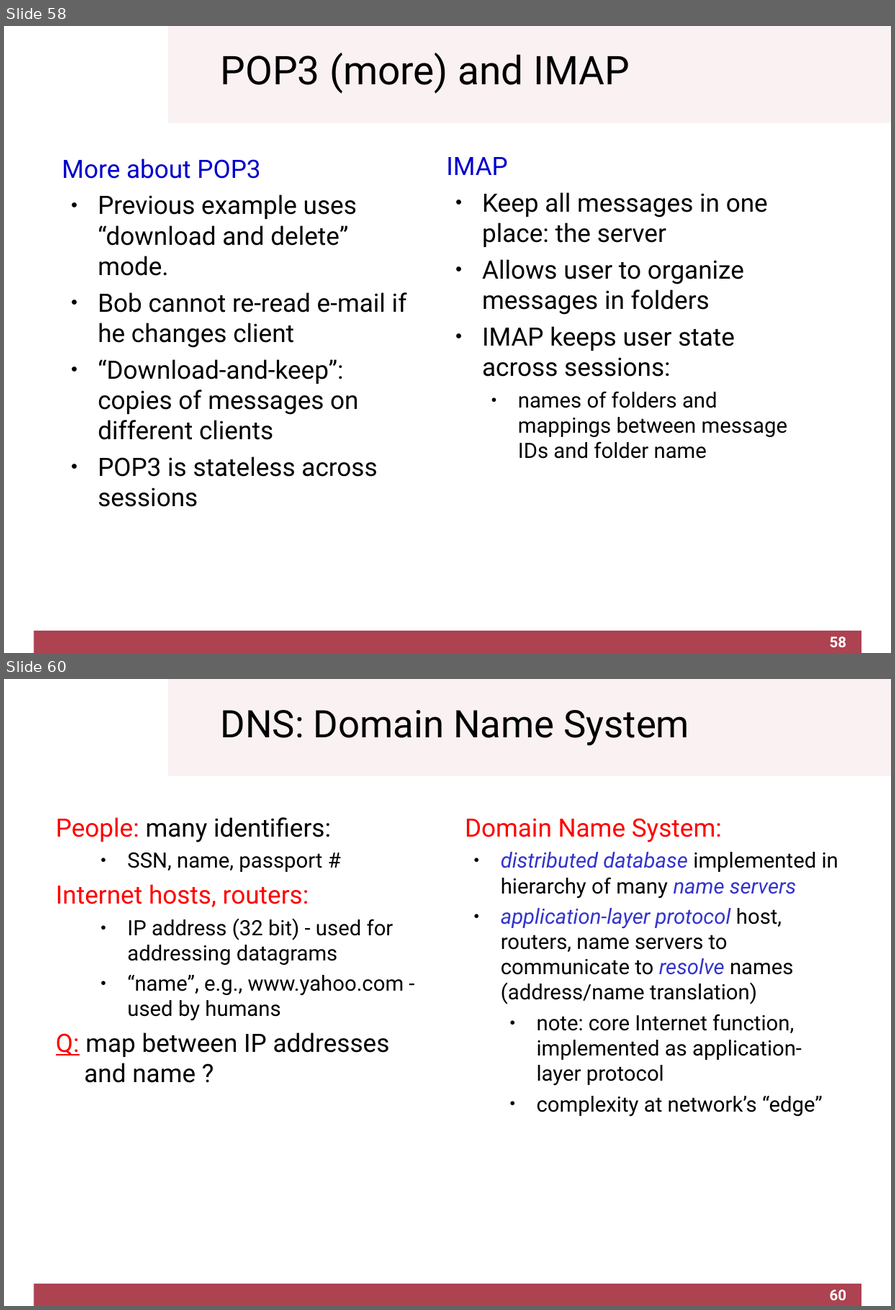
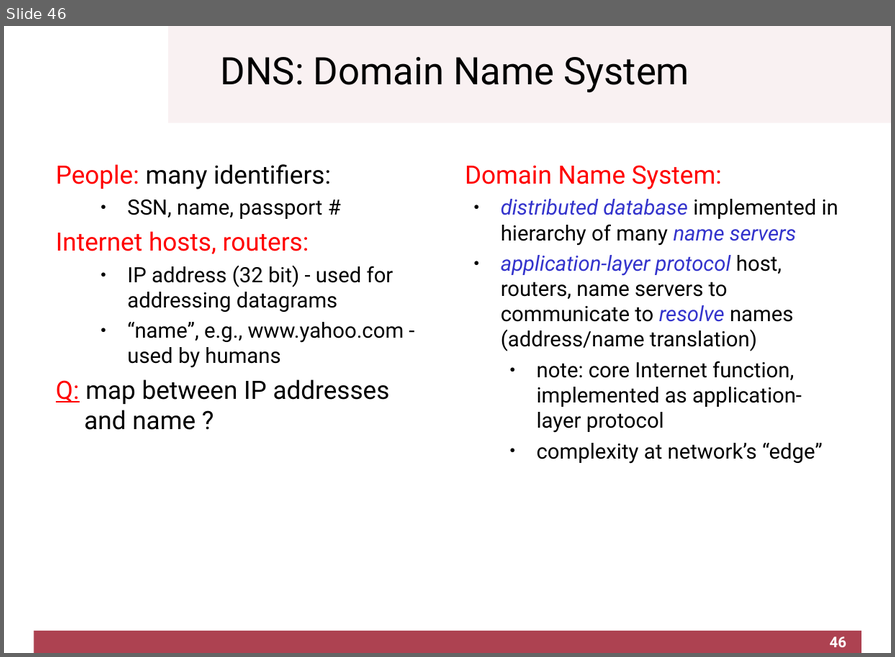
Before and after one commit to cletomartin/redes1, a slide deck: slides/application.odp. Shown one above the other, each under a label of ours: slides 58 and 60 before the commit, slide 46 after it; the slides between them are not shown. The pictures are 895x1310 and 895x657 pixels, drawn with LibreOffice and Linux fonts; fonts in the diff are those of the drawing; background and template pictures are left out. Boxes give left, top, right and bottom in pixels: in the first picture for what was removed or moved away, otherwise in the second. Text is boxed around its words. In the diff, an @@ line names an element or a change of style, - is before the commit and + after.

```diff
--- a/slides/application.odp
+++ b/slides/application.odp
@@ slide 58 removed at (4, 26, 891, 653), background #FFFFFF; not listed: 2 template elements that a slide beside it also shows @@
@@ title removed at (221, 53, 630, 94) @@
-POP3 (more) and IMAP
@@ text removed at (62, 158, 407, 507) @@
-More about POP3
-● Previous example uses “download and delete” mode.
-● Bob cannot re-read e-mail if he changes client
-● “Download-and-keep”: copies of messages on different clients
-● POP3 is stateless across sessions
@@ text removed at (446, 157, 787, 459) @@
-IMAP
-● Keep all messages in one place: the server
-● Allows user to organize messages in folders
-● IMAP keeps user state across sessions:
-  ● names of folders and mappings between message IDs and folder name
@@ page number removed at (830, 637, 847, 647) @@
-58
@@ what was slide 60 is now slide 46 @@
@@ page number at (830, 637, 847, 647): text changed @@
-60
+46
```
Also in this commit, not shown: 8 slides changed, 13 other slides removed, 5 other files.
